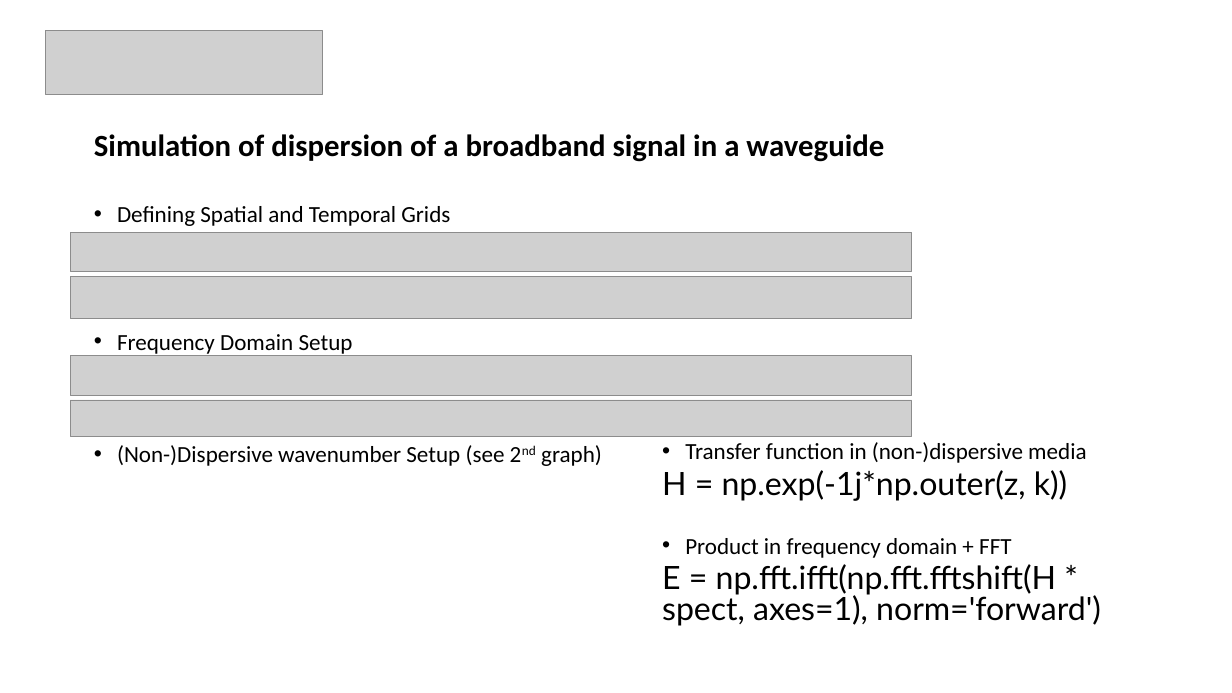
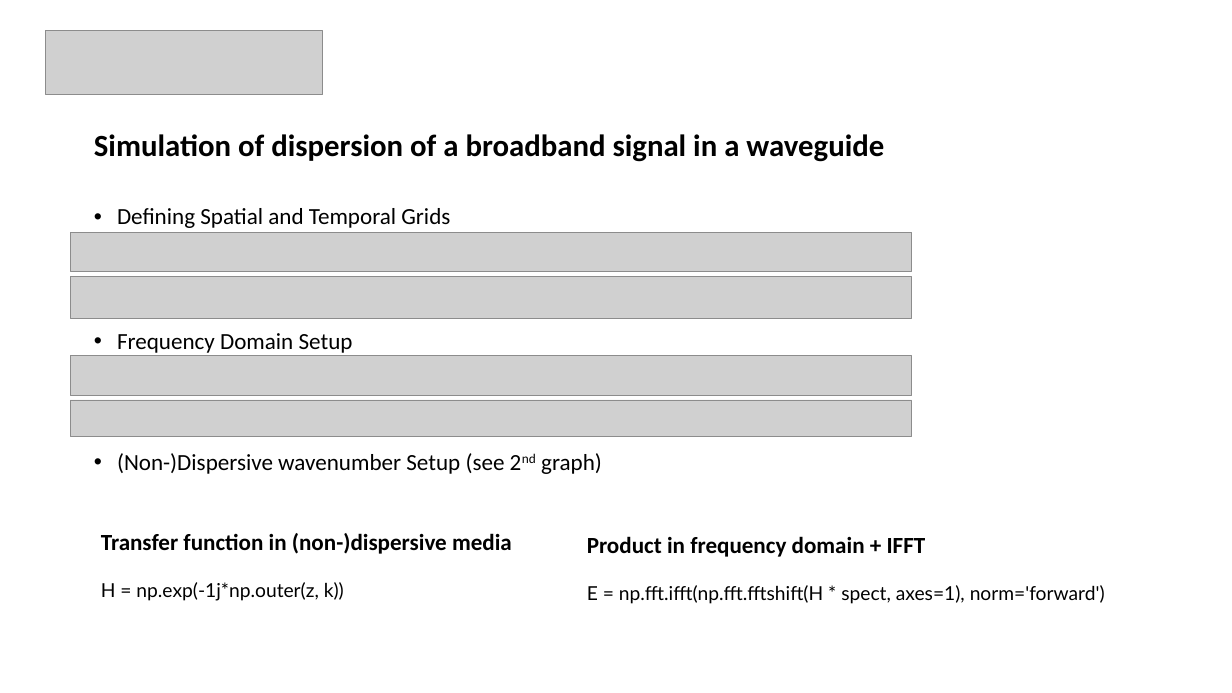
Before and after one commit to carbonnelleg/LELEC2350, a slide deck: slide 2 of python/Dispersion.pptx. Drawn at 1232x693 pixels with LibreOffice and Linux fonts; fonts in the diff are those of the drawing; grey boxes stand for pictures. Boxes give left, top, right and bottom in pixels: in the first picture for what was removed or moved away, otherwise in the second. Text is boxed around its words. In the diff, an @@ line names an element or a change of style, - is before the commit and + after.

Commit message:
Final version of dispersion presentation

```diff
--- a/python/Dispersion.pptx
+++ b/python/Dispersion.pptx
@@ text "Defining Spatial and Temporal Grids" at bbox=[117, 208, 602, 474]: line spacing 0.8 to 0.9; columns 2 to 1 @@
@@ text at bbox=[662, 442, 1101, 626]: paragraphs removed @@
-  • Transfer function in (non-)dispersive media
-  H = np.exp(-1j*np.outer(z, k))
-  • Product in frequency domain + FFT
-  E = np.fft.ifft(np.fft.fftshift(H * spect, axes=1), norm='forward')
@@ text added at bbox=[101, 533, 512, 601], 18 pt, text #000000, bold @@
+  Transfer function in (non-)dispersive media
+  H = np.exp(-1j*np.outer(z, k))
@@ text added at bbox=[587, 536, 1105, 604], 15 pt, text #000000 @@
+  Product in frequency domain + IFFT
+  E = np.fft.ifft(np.fft.fftshift(H * spect, axes=1), norm='forward')
```
Also in this commit, not shown: 1 other slide changed, 2 other files.
